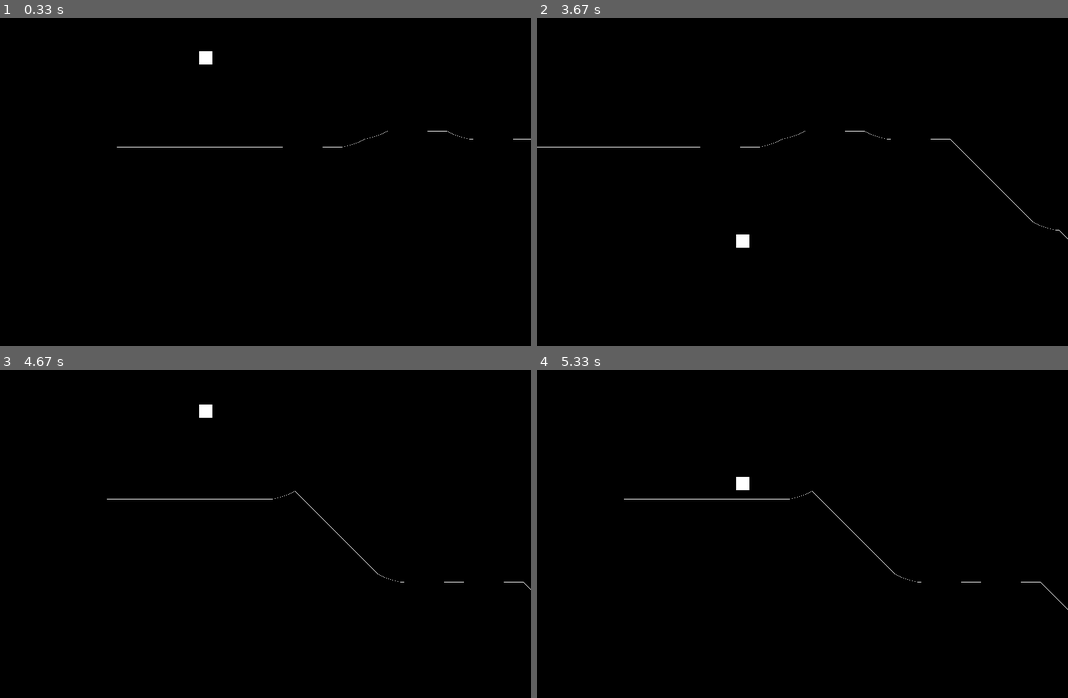
Above: before the commit, frames 1-4 (two rows, left to right).
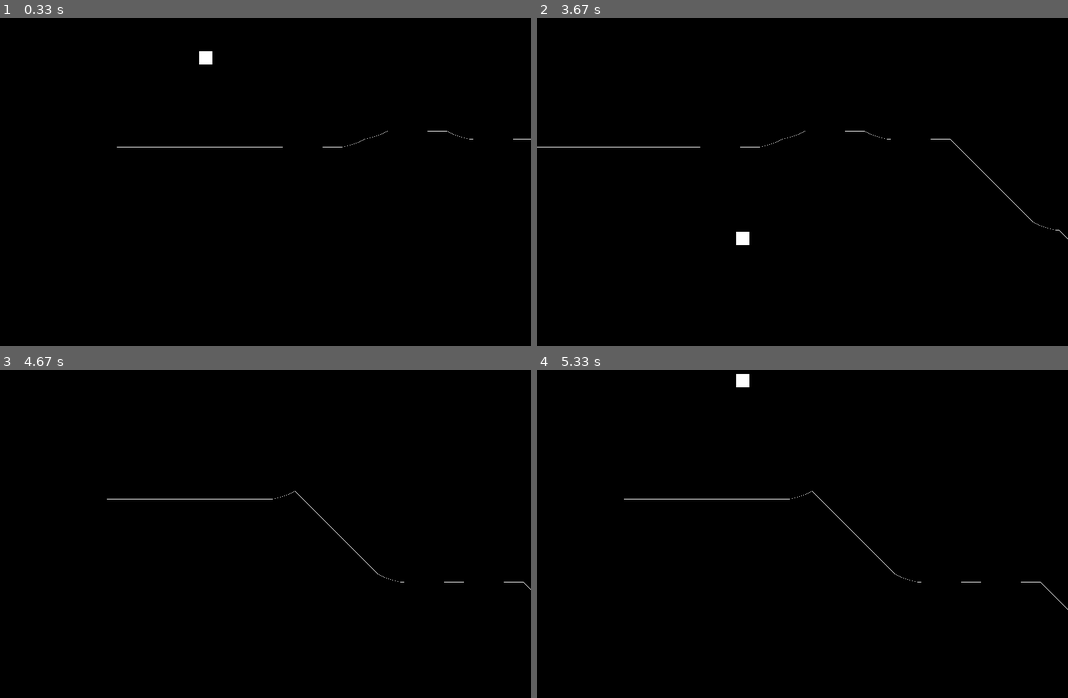
Above: after the commit, the same moments.

Repository: devsalmon/Pygame-Project
Game: pygame game, started from Rider.py
Same seed, same stepped clock (60 frames per second), same inputs: the game is played once before the commit and once after it.
Inputs:
- Up to frame 1 (0.33 s): no input
- Up to frame 2 (3.67 s): tap Space at 0.33, 0.73, 1.03, 1.23, 1.57, 1.87, 2.07, 2.37, 2.63, 2.97, 3.27, 3.4 s
- Up to frame 3 (4.67 s): tap Space at 3.8, 4.1, 4.47 s
- Up to frame 4 (5.33 s): tap Space at 4.87, 5.17 s

Frame 1 is identical in both runs. In frame 2, less than 0.1% of the frame differs, in the area x 37-40%, y 65-71%; in frame 3, 0.1%; in frame 4, 0.2%, in the area x 37-40%, y 1-37%.

Commit message:
Everything commented. Summary below
At the moment:
- Randomly generated path with few "path features"
- Screen scrolls appropriately when space key is pressed, however it does even when player is in the air.
- Players collisions are fine at the moment.
-Basic gravity implemented where it accelerates downwards if in the air, however, next step is to make player roll down hill + to have its momentum project it into the air.

Diff:
--- a/Classes.py
+++ b/Classes.py
@@ -62,7 +62,7 @@
     def update(self):
         self.rect.x -= self.x_speed
 
-    def scroll(self, val):
+    def scroll(self, val): #NEED TO DO X ACCELERATION NOW
         self.x_speed = val
 
 # End Path class
--- a/Rider.py
+++ b/Rider.py
@@ -12,13 +12,15 @@
         pygame.init()
         self.turnDown = False
         self.turnUp = False
-        self.bottomRamp1 = False
         self.collision = False
         self.clock = pygame.time.Clock()
         self.running = True
         self.t = 0
-        self.flying = True
         self.t2 = 0
+        self.y_reading = False
+        self.current_y = 0
+        self.last_y = 0
+        self.change_in_y = 0
 
     def play_Smusic(self):
         song_queue = ["TheFatRat - Unity.mp3", "The Cranberries - Zombie (Lost Sky Remix).mp3",
@@ -64,8 +66,6 @@
             self.my_Path = Path(self.my_Path.rect.x + 2, self.my_Path.rect.y - 1)
             self.path_group.add(self.my_Path)
             self.all_sprites_group.add(self.my_Path)
-        #if my_Path.rect.y == 400:
-         #   my_Path = Path(my_Path.rect.x + my_Path.rect.width, my_Path.rect.y - 1)
 
     def pathGap1(self):
         self.my_Path = Path(self.my_Path.rect.x + 60, self.my_Path.rect.y)
@@ -75,11 +75,6 @@
             self.all_sprites_group.add(self.my_Path)
 
     def downRamp(self):
-        #after certain x value. harder path functions start.
-        #Try getting the curves in the down or up functions
-        #Game.pathGap1(self)
-        #Game.manualCurve1(self)
-        #Game.manualCurve2(self)
         for count in range(125):
             self.my_Path = Path(self.my_Path.rect.x + self.my_Path.rect.width, self.my_Path.rect.y + 1)
             self.path_group.add(self.my_Path)
@@ -91,24 +86,26 @@
             self.path_group.add(self.my_Path)
             self.all_sprites_group.add(self.my_Path)
 
-    def createPath_d(self):
+    def createPath_d(self): #Creates downwards compatible path segments randomly.
         paths = [self.pathGap1, self.manualCurve1, self.manualCurve2, self.downRamp]
         random.choice(paths)()
 
-    def createPath_u(self):
+    def createPath_u(self): #Creates upwards compatible path segments randomly.
         paths = [self.pathGap1, self.manualCurve1, self.manualCurve2, self.upRamp]
         random.choice(paths)()
 
+    #After certain x value. Harder path functions should start.
+
 #Nextcount
 
 
     def new_game(self):
 
-        #pygame.draw.arc(screen, WHITE,[80,80,80,80], 0.5, 0.5, 10)
         self.play_Smusic()
 
         self.t = 0
         self.t2 = 0
+        self.change_in_y = 0
 
         # Create a sprite group of all sprites
         self.all_sprites_group = pygame.sprite.Group()
@@ -119,47 +116,29 @@
         self.my_Player = Player()
         self.all_sprites_group.add(self.my_Player)
 
-        self.my_Path = Path(175, 200)
+        self.my_Path = Path(175, 200) #Creates first path block which others build from
         self.path_group.add(self.my_Path)
         self.all_sprites_group.add(self.my_Player)
 
         # SPAWN RAMP
-        self.straightPath()
+        self.straightPath() #Initial straight path segment so player starts level and comfortably always. Maybe menu appears above.
         for count in range(200):
 
-            if self.my_Path.rect.y <= 200:
+            if self.my_Path.rect.y <= 200: #If path is too low, start building upwards.
                 self.turnDown = True
                 self.turnUp = False
-                #self.bottomRamp1 = False
-            #elif self.my_Path.rect.y >= 390 and self.my_Path.rect.y <= 392:
-             #   self.bottomRamp1 = True
-              #  self.turnDown = False
-               # self.turnUp = False
-            elif self.my_Path.rect.y >= 350:
-                #self.bottomRamp1 = False
-                #pygame.draw.arc(screen, WHITE ,[88,145,61,25], 0.5,0.5, 10)
+            elif self.my_Path.rect.y >= 350: #If path is too high, start building downwards.
                 self.turnDown = False
                 self.turnUp = True
-                #self.bottomRamp = False
-
-
-        #Different type of bottoms and tops of ramps. rounded / gap.
-            #if self.bottomRamp == True:
-               # for count in range(20):
-                #    self.my_Path = Path(self.my_Path.rect.x + self.my_Path.rect.width, self.my_Path.rect.y + 1)
 
             if self.turnUp == True:
                 #Makes ramp go up
-                #for i in range(100):
                 self.createPath_u()
             elif self.turnDown == True:
                 #Makes ramp go down
-                #for i in range(100):
-                #Game.downRamp(self)
                 self.createPath_d()
-            #elif self.bottomRamp1 == True:
-                #Game.manualCurve(self)
-
+
+        #Runs game?
         self.run()
 
 
@@ -179,54 +158,56 @@
         # Update each sprite each loop
         self.all_sprites_group.update()
 
+        #Gravity Power
+        #Finds player's y component of velocity
+        self.t2 += 1 #Later every 60 loops (1 second) the y component of velocity is given.
+        if self.y_reading == True:
+            self.last_y = self.my_Player.rect.y
+            self.y_reading = False
+        self.current_y = self.my_Player.rect.y #Every loop current y position is returned so that it can be subtracted from last position taken (last_y)
+        self.change_in_y = self.current_y - self.last_y
+        if self.t2 % 30 == 0: #Every 0.5 seconds set current y reading to last one.
+            self.y_reading = True
+
         # Path and player collisions
         player_path_collision_group = pygame.sprite.spritecollide(self.my_Player, self.path_group, False)
         if player_path_collision_group:
-            self.flying = False
             collision = True
-            self.my_Player.player_set_v_gravity(0)
         else:
             collision = False
-            self.flying = True
 
         if collision == True:
+            self.my_Player.player_set_v_gravity(0)
+            self.t = 0 #Gravity strength resets so time goes to 0.
             for foo in player_path_collision_group:
                 self.my_Player.rect.bottom = foo.rect.bottom #This method works. PLayers bottom right tho must be touching so it can move up if it is moved forwards.
         else:
-            self.my_Player.player_set_v_gravity(1)
-
-        #Gravity Power
-
-        if self.flying == True:
-            self.t += (1/60)
-            if self.t >= 0 and self.t < 0.5:
-                self.my_Player.v_gravity = 2
-            elif self.t >= 0.5 and self.t < 1:
-                self.my_Player.v_gravity = 3
-            elif self.t >= 1 and self.t < 1.5:
-                self.my_Player.v_gravity = 4
-            elif self.t >= 1.5 and self.t < 2:
-                self.my_Player.v_gravity = 5
-            elif self.t >= 2 and self.t < 2.5:
-                self.my_Player.v_gravity = 6
-            elif self.t >= 2.5 and self.t < 3:
-                self.my_Player.v_gravity = 7
-            elif self.t >= 3 and self.t < 3.5:
-                self.my_Player.v_gravity = 8
-            elif self.t >= 3.5 and self.t < 4:
-                self.my_Player.v_gravity = 9
-        elif self.flying == False:
-            self.t = 0
-
-        self.t2 += (1/60)
-        if self.t2 == 0:
-            prev_y_speed = self.my_Player.rect.y
-        elif self.t2 == 1:
-            current_y_speed = self.my_Player.rect.y
-            print(prev_y_speed, current_y_speed)
-
-        #print(self.t)
-        #print(self.t) v = u + at
+            self.my_Player.player_set_v_gravity(1) #WTF stops from floating beyond screen
+
+            self.t += (1/60) #Time elapses where gravity should be getting stronger.
+            if self.change_in_y > 0: #Player moves down because of gravity at increasingly faster rates.
+                if self.t >= 0 and self.t < 0.5: #if in the air for 0.5 seconds move down at this speed etc.
+                    self.my_Player.v_gravity = 2
+                elif self.t >= 0.5 and self.t < 1:
+                    self.my_Player.v_gravity = 3
+                elif self.t >= 1 and self.t < 1.5:
+                    self.my_Player.v_gravity = 4
+                elif self.t >= 1.5 and self.t < 2:
+                    self.my_Player.v_gravity = 5
+                elif self.t >= 2 and self.t < 2.5:
+                    self.my_Player.v_gravity = 6
+                elif self.t >= 2.5 and self.t < 3:
+                    self.my_Player.v_gravity = 7
+                elif self.t >= 3 and self.t < 3.5:
+                    self.my_Player.v_gravity = 8
+                elif self.t >= 3.5 and self.t < 4:
+                    self.my_Player.v_gravity = 9
+
+            elif self.change_in_y <= -5: #Player should move up if y velocity is fast enough.
+                self.my_Player.player_set_v_gravity(-3)
+            elif self.change_in_y <= -1 and self.change_in_y > -5:
+                self.my_Player.player_set_v_gravity(-1)
+        #£ndif
 
         #ENDS GAME
         if self.my_Player.running == False:
@@ -242,12 +223,13 @@
                 self.playing = False
             elif event.type == pygame.KEYDOWN: # - A key is down
                 if event.key == pygame.K_SPACE: # - If the space key pressed
+                    #if self.flying == False: Player should only move if touching surface
                     for foo in self.path_group:
-                        foo.scroll(5)
+                        foo.scroll(5) #Path scrolls from right to left
             elif event.type == pygame.KEYUP: # - A key released
                 if event.key == pygame.K_SPACE:
                     for foo in self.path_group:
-                        foo.scroll(0)
+                        foo.scroll(0) #If space key is released, path stops moving
                     #Next
                 #Endif
             #Endif
@@ -261,14 +243,14 @@
 
         # -- Draw here
         self.all_sprites_group.draw(screen)
+
         #pygame.draw.line(screen, WHITE, (0,0), (200,200), 5)
-
-        #pygame.draw.arc(screen, WHITE,[400,300,100,100], 3.2, 0, 2)
+        #pygame.draw.arc(screen, WHITE,[80,80,80,80], 0.5, 0.5, 10)
 
         # -- flip display to reveal new position of objects
         pygame.display.flip()
 
-#End Class
+#End Game Class
 
 my_game = Game()
 while my_game.running == True:
--- a/Settings.py
+++ b/Settings.py
@@ -5,8 +5,12 @@
 WHITE = (255,255,255)
 
 #screen size
-size = (800, 500)
+size = (800, 500) #800/500
 screen = pygame.display.set_mode(size)
+#screen = pygame.display.set_mode((size), pygame.RESIZABLE)
 
 # -- Title of new window/screen
 pygame.display.set_caption("Road Rush")
+
+
+#NEXT STEP IS GETTING CAR TO ROLL DOWN HILL
